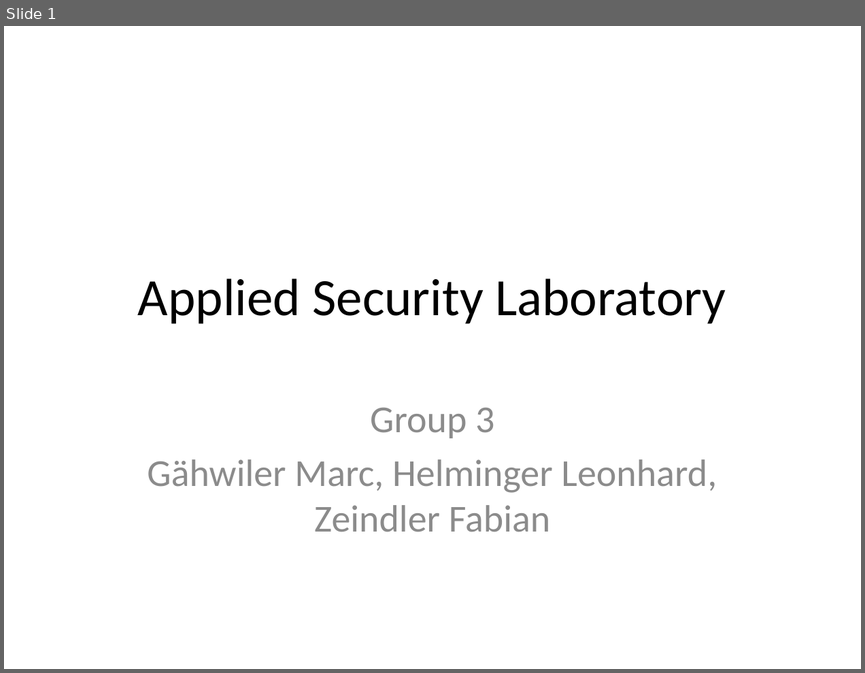
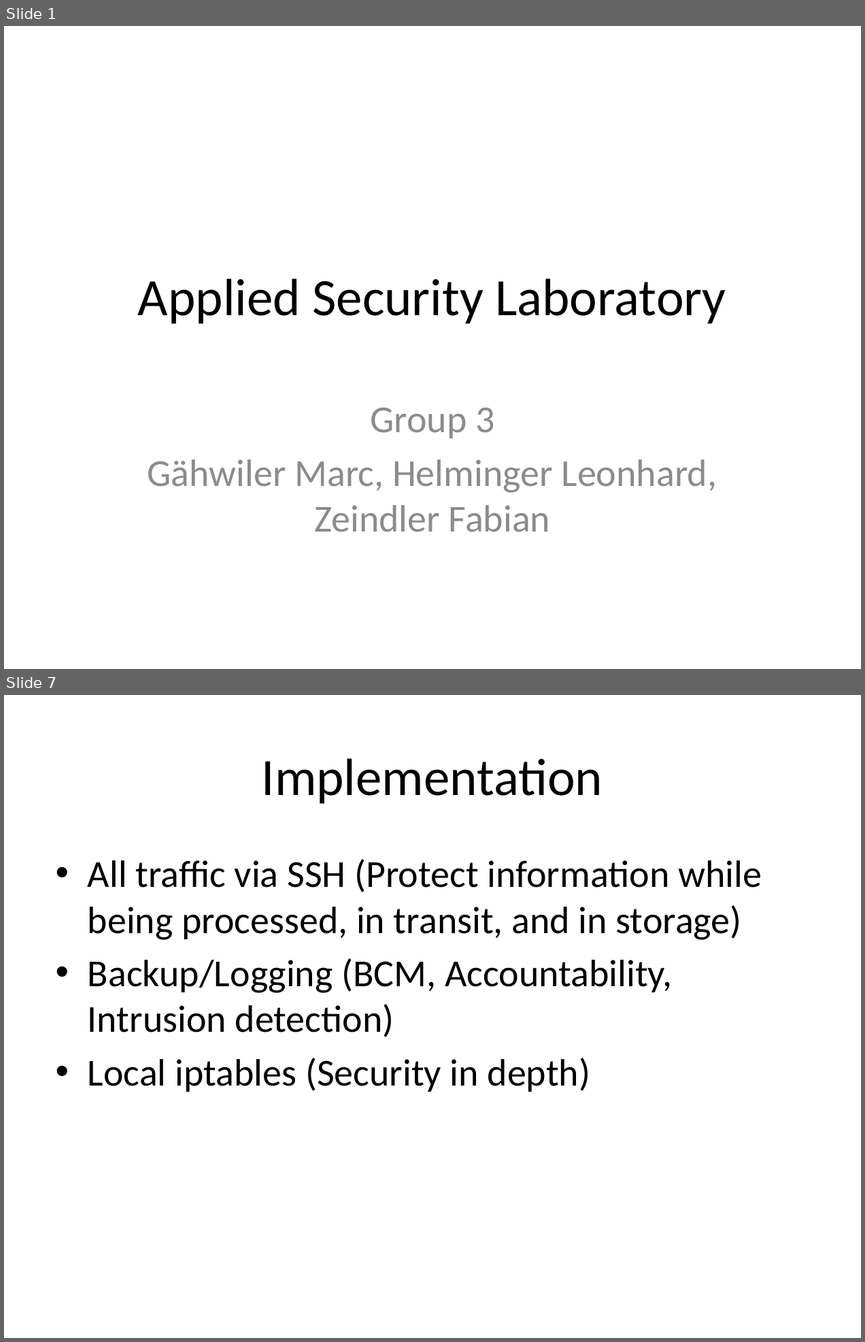
Before and after one commit to KarlKode/AppliedLabProject, a slide deck: presentation/Präsentation1.pptx. Shown one above the other, each under a label of ours: slide 1 before the commit, slides 1 and 7 after it; the slides between them are not shown. The pictures are 865x673 and 865x1342 pixels, drawn with LibreOffice and Linux fonts; fonts in the diff are those of the drawing. Boxes give left, top, right and bottom in pixels: in the first picture for what was removed or moved away, otherwise in the second. Text is boxed around its words. In the diff, an @@ line names an element or a change of style, - is before the commit and + after.

```diff
--- a/presentation/Präsentation1.pptx
+++ b/presentation/Präsentation1.pptx
@@ slide 7 added at (x1=4, y1=695, x2=861, y2=1338), background #FFFFFF @@
@@ title added at (x1=262, y1=758, x2=603, y2=804), 44 pt, text #000000 @@
+Implementation
@@ text added at (x1=88, y1=859, x2=762, y2=1091), 32 pt, text #000000 @@
+• All traffic via SSH (Protect information while being processed, in transit, and in storage)
+• Backup/Logging (BCM, Accountability, Intrusion detection)
+• Local iptables (Security in depth)
```
Also in this commit, not shown: 11 other slides added, 1 other file.
